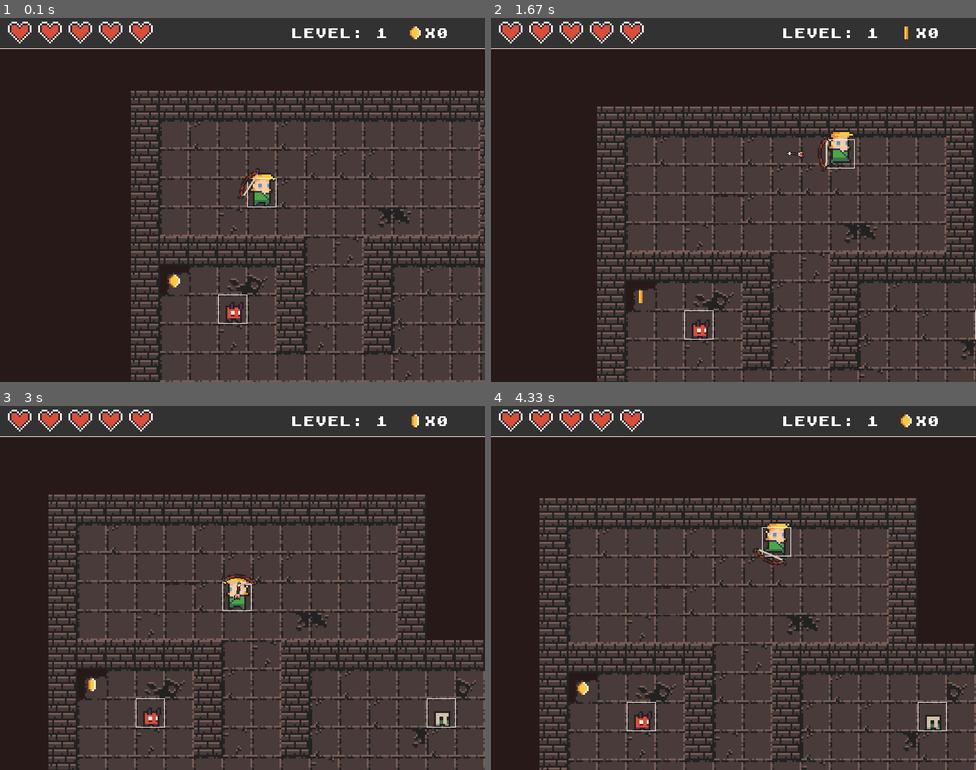
Above: before the commit, frames 1-4 (two rows, left to right).
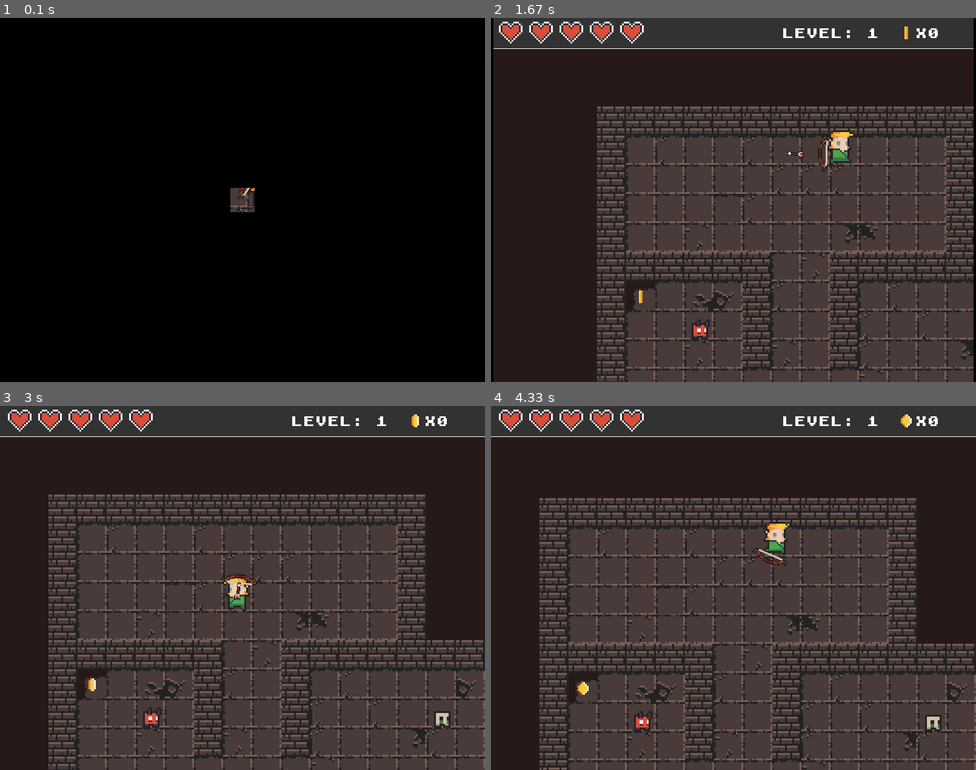
Above: after the commit, the same moments.

Repository: Dhikshil/Learn-Python-Pygame-
Game: pygame game, started from Section 1 - Game Mechanics/starter_files/main.py
Two runs of this game, one before a commit and one after it. Both use one fixed random seed, a clock stepped at 60 frames per second and the inputs below.
Inputs (mouse positions are in pixels of both pictures, inside the frame that each line leads up to):
- Up to frame 1 (0.1 s): no input
- Up to frame 2 (1.67 s): hold D 0.33-0.8 s; move the mouse to (714, 214) at 0.37 s; hold W 0.83-1.13 s; move the mouse to (888, 189) at 0.87 s; click (782, 280) at 1.22 s; hold D from 1.5 s (still down); click (583, 145) at 1.58 s
- Up to frame 3 (3 s): release D at 1.97 s; hold A 2-2.53 s; click (315, 460) at 2.08 s; hold S 2.57-2.87 s; click (300, 620) at 2.65 s; hold A from 2.9 s (still down); click (252, 464) at 2.98 s
- Up to frame 4 (4.33 s): release A at 3.3 s; hold W 3.33-3.7 s; click (558, 577) at 3.42 s; hold D from 3.73 s (still down); click (738, 624) at 3.82 s

The runs differ from the first frame. In frame 1, 100% of the frame differs, in the area x 0-100%, y 0-100%; in frame 2, 1.1%; in frame 3, 0.1%; in frame 4, 0.1%.

Commit message:
added fade between levels and allowed for access between levels

Diff:
--- a/Section 1 - Game Mechanics/starter_files/character.py
+++ b/Section 1 - Game Mechanics/starter_files/character.py
@@ -1,8 +1,7 @@
 import pygame
 import math
-
 import constants
-
+import weapon
 
 
 class Character():
@@ -20,6 +19,7 @@
         self.hit = False
         self.last_hit = pygame.time.get_ticks()
         self.stunned = False
+        self.last_attack = pygame.time.get_ticks()
 
         self.update_time = pygame.time.get_ticks()
         self.rect = pygame.Rect(0, 0, constants.TILE_SIZE * size, constants.TILE_SIZE * size)
@@ -27,8 +27,9 @@
         self.image = self.animation_list[self.action][self.frameIndex]
 
 
-    def move(self, dx, dy, obstacle_tiles):
+    def move(self, dx, dy, obstacle_tiles, exit_tile = None):
         screen_scroll = [ 0, 0]
+        level_complete = False
 
         #checking if player is running
         self.running = False
@@ -70,6 +71,13 @@
 
         #logic only applicable to player
         if self.character_type == 0:
+            #check collision with portal tile
+            if exit_tile[1].colliderect(self.rect):
+                #ensure player is close to center of exit ladder
+                exit_dist = math.sqrt((self.rect.centerx - exit_tile[1].centerx) ** 2 + (self.rect.centery - exit_tile[1].centery) ** 2)
+                if exit_dist < 20:
+                    level_complete = True
+
             #update scroll based on player position
             #move camera left and right
             if self.rect.right > (constants.SCREEN_WIDTH - constants.SCROLL_THRESHOLD):
@@ -86,13 +94,14 @@
                 screen_scroll [ 1 ] = constants.SCROLL_THRESHOLD - self.rect.top
                 self.rect.top = constants.SCROLL_THRESHOLD
 
-        return screen_scroll
-
-    def ai(self, screen_scroll, obstacle_tiles, player ):#
+        return screen_scroll, level_complete
+
+    def ai(self, screen_scroll, obstacle_tiles, player, fireball_image):
         ai_dx = 0
         ai_dy = 0
         clipped_line = ()
         stun_cooldown = 100
+        fireball = None
 
         #reposition based on screen scroll
         self.rect.x += screen_scroll[0]
@@ -128,6 +137,14 @@
                     player.hit = True
                     player.last_hit = pygame.time.get_ticks()
 
+                #boss enemy shoot fireballs
+                fireball_cooldown = 700
+                if self.boss:
+                    if dist < constants.RANGE_MAX:
+                        if pygame.time.get_ticks() - self.last_attack >= fireball_cooldown:
+                            fireball = weapon.Fireball(fireball_image, self.rect.centerx, self.rect.centery, player.rect.centerx, player.rect.centery)
+                            self.last_attack = pygame.time.get_ticks()
+
             #check if hit
             if self.hit:
                 self.hit = False
@@ -139,6 +156,7 @@
             if (pygame.time.get_ticks() - self.last_hit) >= stun_cooldown:
                 self.stunned = False
 
+        return fireball
 
     def update(self):
 
@@ -191,4 +209,3 @@
             surface.blit(flipped_image, (self.rect.x, self.rect.y - constants.SCALE * constants.OFFSET))
         else:
             surface.blit(flipped_image, self.rect)
-        pygame.draw.rect(surface, constants.WHITE, self.rect, 1)
--- a/Section 1 - Game Mechanics/starter_files/constants.py
+++ b/Section 1 - Game Mechanics/starter_files/constants.py
@@ -12,23 +12,21 @@
 WEAPON_SCALE = 1.5
 #item sprite scale
 ITEM_SCALE = 3
-#potions scale
 POTION_SCALE = 2
+FIREBALL_SCALE = 1
 
 #colors
 WHITE = (255, 255, 255)
 RED = (255, 100, 100)
+BLACK = (0, 0, 0)
 GAME_INFO_PANEL = (50, 50, 50)
 
 BG = (40, 25, 25)
 
 #player speed
 SPEED = 5
-
-#arrow speed
 ARROW_SPEED = 10
-
-#enemy speed
+FIREBALL_SPEED = 4
 ENEMY_SPEED = 4
 
 #enemy range to player
--- a/Section 1 - Game Mechanics/starter_files/main.py
+++ b/Section 1 - Game Mechanics/starter_files/main.py
@@ -23,6 +23,7 @@
 
 #define game variables
 level = 1
+show_intro = True
 screen_scroll = [ 0, 0]
 
 #define player movement variables
@@ -60,6 +61,9 @@
 #load weapon images
 bow_image = scale_img(pygame.image.load('assets/images/weapons/bow.png').convert_alpha(), constants.WEAPON_SCALE)
 arrow_image = scale_img(pygame.image.load('assets/images/weapons/arrow.png').convert_alpha(), constants.WEAPON_SCALE)
+
+#enemy weapon
+fireball_image = scale_img(pygame.image.load('assets/images/weapons/fireball.png').convert_alpha(), constants.FIREBALL_SCALE)
 
 #load tile map images
 tile_list = []
@@ -113,12 +117,73 @@
     #show score
     draw_text(f"X{player.score}", font, SCREEN_WIDTH - 100 , 15 , constants.WHITE)
 
+#function to reset level
+def reset_level():
+    #empty groups
+    damage_text_group.empty()
+    arrow_group.empty()
+    item_group.empty()
+    fireball_group.empty()
+
+    #create empty tile list
+    data = []
+    for row_int in range(constants.ROWS):
+        row_int = [-1] * constants.COLS
+        data.append(row_int)
+
+    return data
+
+#damage text class
+class DamageText(pygame.sprite.Sprite):
+
+    def __init__(self, x, y, damage_value, color):
+        pygame.sprite.Sprite.__init__(self)
+        self.image = font.render(str(damage_value), True, color)
+        self.rect = self.image.get_rect()
+        self.rect.center = (x, y)
+        self.counter = 0
+
+    def update(self, screen_scroll):
+        #reposition damage text according to screen scroll
+        self.rect.x += screen_scroll[0]
+        self.rect.y += screen_scroll[1]
+
+        #move damage text up
+        self.rect.y -= 3.5
+        #delete text after a few seconds
+        self.counter += 1
+        if self.counter >= 45:
+            self.kill()
+
+#class for handling screen fades
+class ScreenFades():
+    def __init__(self, direction, color, speed):
+        self.direction = direction
+        self.color = color
+        self.speed = speed
+        self.fade_counter = 0
+
+    def fade(self):
+        fade_complete = False
+        self.fade_counter += self.speed
+        if self.direction == 1:
+            pygame.draw.rect(screen, self.color, (0 - self.fade_counter, 0, constants.SCREEN_WIDTH // 2, constants.SCREEN_HEIGHT))
+            pygame.draw.rect(screen, self.color, (constants.SCREEN_WIDTH // 2 + self.fade_counter, 0, constants.SCREEN_WIDTH, constants.SCREEN_HEIGHT))
+
+            pygame.draw.rect(screen, self.color, (0, 0 - self.fade_counter, constants.SCREEN_WIDTH, constants.SCREEN_HEIGHT // 2))
+            pygame.draw.rect(screen, self.color, (0, constants.SCREEN_HEIGHT // 2 + self.fade_counter, constants.SCREEN_WIDTH, constants.SCREEN_HEIGHT))
+
+        if self.fade_counter >= constants.SCREEN_WIDTH:
+            fade_complete = True
+
+        return fade_complete
 
 #create empty tile list
 world_data = []
 for row in range(constants.ROWS):
     r = [-1] * constants.COLS
     world_data.append(r)
+
 #load in levels and create world
 with open(f"levels/level{level}_data.csv", newline='') as csvfile:
     reader = csv.reader(csvfile, delimiter=',')
@@ -129,28 +194,6 @@
 world = World()
 world.process_data(world_data, tile_list, item_images, mob_animations)
 
-#damage text class
-class DamageText(pygame.sprite.Sprite):
-
-    def __init__(self, x, y, damage_value, color):
-        pygame.sprite.Sprite.__init__(self)
-        self.image = font.render(str(damage_value), True, color)
-        self.rect = self.image.get_rect()
-        self.rect.center = (x, y)
-        self.counter = 0
-
-    def update(self, screen_scroll):
-        #reposition damage text according to screen scroll
-        self.rect.x += screen_scroll[0]
-        self.rect.y += screen_scroll[1]
-
-        #move damage text up
-        self.rect.y -= 3.5
-        #delete text after a few seconds
-        self.counter += 1
-        if self.counter >= 45:
-            self.kill()
-
 #create player
 player = world.player
 
@@ -164,6 +207,7 @@
 damage_text_group = pygame.sprite.Group()
 arrow_group = pygame.sprite.Group()
 item_group = pygame.sprite.Group()
+fireball_group = pygame.sprite.Group()
 
 #creating item instances
 score_coin = Item(constants.SCREEN_WIDTH - 115, 23, 0, coin_images, True)
@@ -173,6 +217,8 @@
 for item in world.item_list:
     item_group.add(item)
 
+#create screen fade
+intro_fade = ScreenFades(1,constants.BLACK, 4)
 
 #main game loop
 run = True
@@ -196,14 +242,17 @@
         dy = constants.SPEED
 
     #move player
-    screen_scroll = player.move( dx, dy, world.obstacle_tiles)
+    screen_scroll, level_complete = player.move( dx, dy, world.obstacle_tiles, world.portal_tiles)
     world.update(screen_scroll)
 
 
     #update all objects
     for enemy in enemy_list:
-        enemy.ai(screen_scroll, world.obstacle_tiles, player)
-        enemy.update()
+        fireball = enemy.ai(screen_scroll, world.obstacle_tiles, player, fireball_image)
+        if fireball:
+            fireball_group.add(fireball)
+        if enemy.alive:
+            enemy.update()
     player.update()
     #updating player weapon
     arrow = bow.update(player)
@@ -215,6 +264,7 @@
             damage_text = DamageText(damage_pos.centerx, damage_pos.y, damage, constants.RED)
             damage_text_group.add(damage_text)
     damage_text_group.update(screen_scroll)
+    fireball_group.update(screen_scroll, player, world.obstacle_tiles)
     item_group.update(screen_scroll, player)
 
     #draw objects on screen
@@ -223,12 +273,62 @@
     bow.draw(screen)
     for arrow in arrow_group:
         arrow.draw(screen)
+    for fireball in fireball_group:
+        fireball.draw(screen)
     for enemy in enemy_list:
         enemy.draw(screen)
     damage_text_group.draw(screen)
     item_group.draw(screen)
     draw_info()
     score_coin.draw(screen)
+
+    #check level complete
+    if level_complete:
+        show_intro = True
+        level += 1
+        world_data = reset_level()
+        # load in levels and create world
+        with open(f"levels/level{level}_data.csv", newline='') as csvfile:
+            reader = csv.reader(csvfile, delimiter=',')
+            for x, row in enumerate(reader):
+                for y, tile in enumerate(row):
+                    world_data[x][y] = int(tile)
+        world = World()
+        world.process_data(world_data, tile_list, item_images, mob_animations)
+
+        temp_health = player.health
+        temp_score = player.score
+
+        # create player
+        player = world.player
+
+        player.health = temp_health
+        player.score = temp_score
+
+        # create player's weapon
+        bow = Weapon(bow_image, arrow_image)
+
+        # extract enemy list from world data
+        enemy_list = world.character_list
+
+        # create sprite groups
+        damage_text_group = pygame.sprite.Group()
+        arrow_group = pygame.sprite.Group()
+        item_group = pygame.sprite.Group()
+        fireball_group = pygame.sprite.Group()
+
+        # creating item instances
+        score_coin = Item(constants.SCREEN_WIDTH - 115, 23, 0, coin_images, True)
+        item_group.add(score_coin)
+
+        # add items from level data
+        for item in world.item_list:
+            item_group.add(item)
+
+    if show_intro:
+        if intro_fade.fade():
+            show_intro = False
+            intro_fade.fade_counter = 0
 
     #event handler
     for event in pygame.event.get():
--- a/Section 1 - Game Mechanics/starter_files/weapon.py
+++ b/Section 1 - Game Mechanics/starter_files/weapon.py
@@ -85,3 +85,43 @@
 
     def draw(self, surface):
         surface.blit(self.image, (self.rect.centerx - int(self.image.get_width() / 2), (self.rect.centery - int(self.image.get_height() / 2))))
+
+class Fireball(pygame.sprite.Sprite):
+    def __init__(self, image, x, y, target_x, target_y):
+        pygame.sprite.Sprite.__init__(self)
+        self.original_image = image
+        self.x_dist = target_x - x
+        self.y_dist = -(target_y - y)
+        self.angle = math.degrees(math.atan2(self.y_dist, self.x_dist))
+        self.image = pygame.transform.rotate(self.original_image, self.angle -90)
+        self.rect = self.image.get_rect()
+        self.rect.center = (x, y)
+
+        #calculating speeds based on angle it was fired
+        self.dx = math.cos(math.radians(self.angle)) * constants.FIREBALL_SPEED
+        self.dy = -(math.sin(math.radians(self.angle)) * constants.FIREBALL_SPEED)
+
+    def update(self, screen_scroll, player, obstacle_tiles):
+        #reposition based on speed
+        self.rect.x += self.dx + screen_scroll[0]
+        self.rect.y += self.dy + screen_scroll[1]
+
+        #check if fireball collides with walls
+        for obstacle in obstacle_tiles:
+            if obstacle[1].colliderect(self.rect):
+                self.kill()
+
+        #check if fireball has gone off-screen
+        if self.rect.right < 0 or self.rect.left > constants.SCREEN_WIDTH or self.rect.top > constants.SCREEN_HEIGHT or self.rect.bottom < 0:
+            self.kill()
+
+        # check for collisions of fireball and player
+        if player.rect.colliderect ( self.rect ) and player.hit == False :
+            damage = 10 + random.randint ( -5 , 5 )
+            player.health -= damage
+            player.last_hit = pygame.time.get_ticks()
+            player.hit = True
+            self.kill ()
+
+    def draw(self, surface):
+        surface.blit(self.image, (self.rect.centerx - int(self.image.get_width() / 2), (self.rect.centery - int(self.image.get_height() / 2))))
